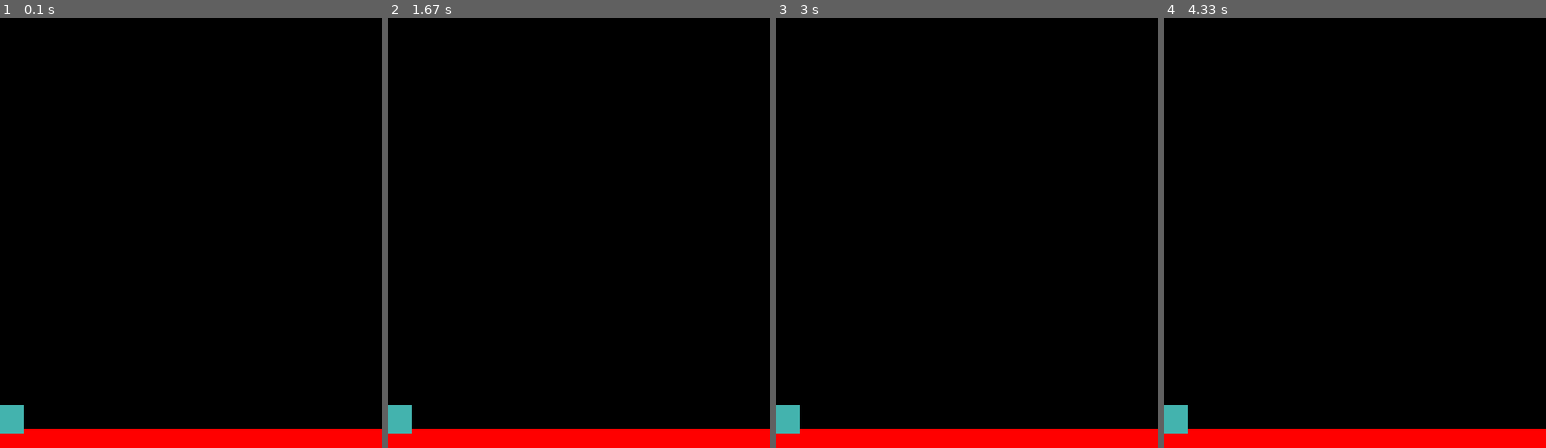
Above: before the commit, frames 1-4 (left to right).
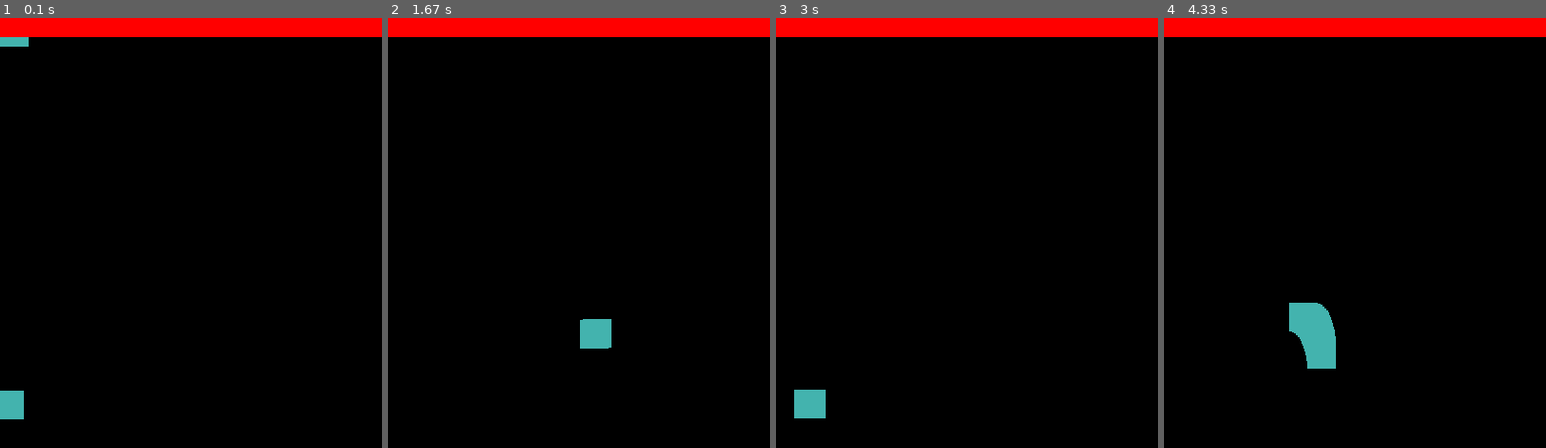
Above: after the commit, the same moments.

Repository: svidovich/python-experiments
Game: pygame game, started from pygame-something/sample.py
The game is run twice, just before and just after one commit, with the same random seed, the same clock (stepped at 60 frames per second) and the same inputs.
Inputs:
- Up to frame 1 (0.1 s): no input
- Up to frame 2 (1.67 s): hold Right 0.33-0.8 s; hold Up 0.83-1.13 s; hold Right 1.17-1.63 s
- Up to frame 3 (3 s): hold Left 1.67-2.2 s; hold Down 2.23-2.53 s; hold Left 2.57-2.97 s
- Up to frame 4 (4.33 s): hold Up 3-3.37 s; hold Right 3.4-4.03 s; hold Down from 4.07 s (still down)

The runs differ from the first frame. In frame 1, 9.4% of the frame differs, in the area x 0-100%, y 0-100%; in frame 2, 9.8%; in frame 3, 9.7%; in frame 4, 11%.

Commit message:
I can move around, albeit with some tearing

Diff:
--- a/pygame-something/sample.py
+++ b/pygame-something/sample.py
@@ -4,7 +4,9 @@
 
 import pygame
 from pygame import Rect, Surface
+from pygame import K_LEFT, K_RIGHT, K_UP, K_DOWN
 from pygame.event import Event
+from pygame.key import ScancodeWrapper
 from pygame.math import Vector2
 from pygame.sprite import Group, Sprite
 from pygame.time import Clock
@@ -28,8 +30,52 @@
         self.surface = Surface(size=size)
         self.surface.fill(color=fill_color)
         # The center kwarg... defines where it starts out?
-        self.rectangle: Rect = self.surface.get_rect(center=(10, HEIGHT - 30))
+        self.rectangle: Rect = self.surface.get_rect()
 
+        # Vector2 takes individual ordinates for its argument OR
+        # a tuple of coordinates.
+        self.position = Vector2((10, HEIGHT - 30))
+        self.velocity = Vector2(0, 0)
+        self.acceleration = Vector2(0, 0)
+
+    def move(self) -> None:
+        self.acceleration = Vector2(0,0)
+
+        pressed_keys: ScancodeWrapper = pygame.key.get_pressed()
+
+        # Here, we're using ScancodeWrapper, which is a very bizarre
+        # class that uses an indexing scheme to address specific keys
+        # that are pulled as constants from the pygame main module.
+        if pressed_keys[K_LEFT]:
+            self.acceleration.x = -ACCELERATION
+        if pressed_keys[K_RIGHT]:
+            self.acceleration.x = ACCELERATION
+        # Origin is in the top-left, so these are opposite what
+        # one might expect
+        if pressed_keys[K_UP]:
+            self.acceleration.y = -ACCELERATION
+        if pressed_keys[K_DOWN]:
+            self.acceleration.y = ACCELERATION
+
+        # Motion equations. Yawn.
+        self.acceleration += self.velocity * FRICTION
+        self.velocity += self.acceleration
+        self.position += self.velocity + (0.5 * self.acceleration)
+
+        # Make sure we're not out of bounds.
+        # Here, we do 'pacman-style' warping, where we exit
+        # the screen on one side and enter back in on the other
+        if self.position.x > WIDTH:
+            self.position.x = 0
+        if self.position.x < 0:
+            self.position.x = WIDTH
+
+        if self.position.y > HEIGHT:
+            self.position.y = 0
+        if self.position.y < 0:
+            self.position.y = HEIGHT
+
+        self.rectangle.midbottom = self.position
 
 class Platform(Sprite):
     PLATFORM_DEFAULT_FILL = (255, 0, 0)
@@ -38,7 +84,12 @@
         super().__init__()
         self.surface = Surface(size=size)
         self.surface.fill(color=fill_color)
-        self.rectangle: Rect = self.surface.get_rect(center=(initial_postition))
+        self.rectangle: Rect = self.surface.get_rect()
+
+        self.position = Vector2(initial_postition)
+        self.velocity = Vector2(0, 0)
+        self.acceleration = Vector2(0, 0)
+
 
 
 def main():
@@ -65,7 +116,11 @@
 
         entity: Sprite
         for entity in all_sprites:
+            import pdb
+            # pdb.set_trace()
             display_surface.blit(source=entity.surface, dest=entity.rectangle)
+
+        player_1.move()
 
         pygame.display.update()
         game_clock.tick(FPS)
